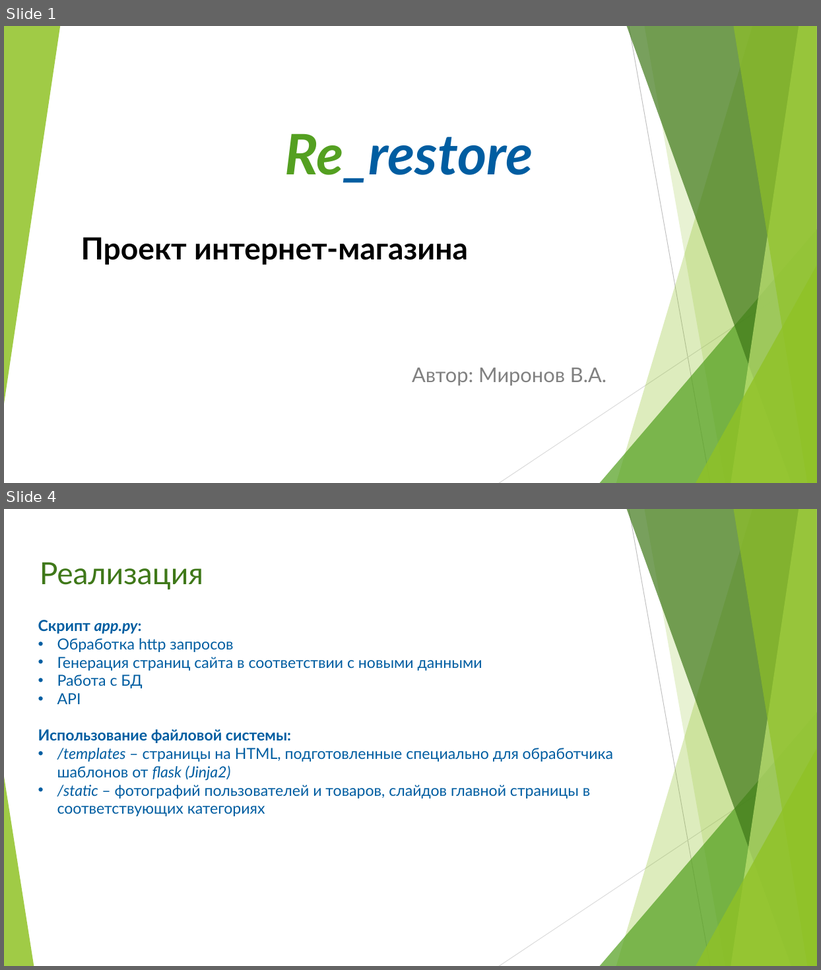
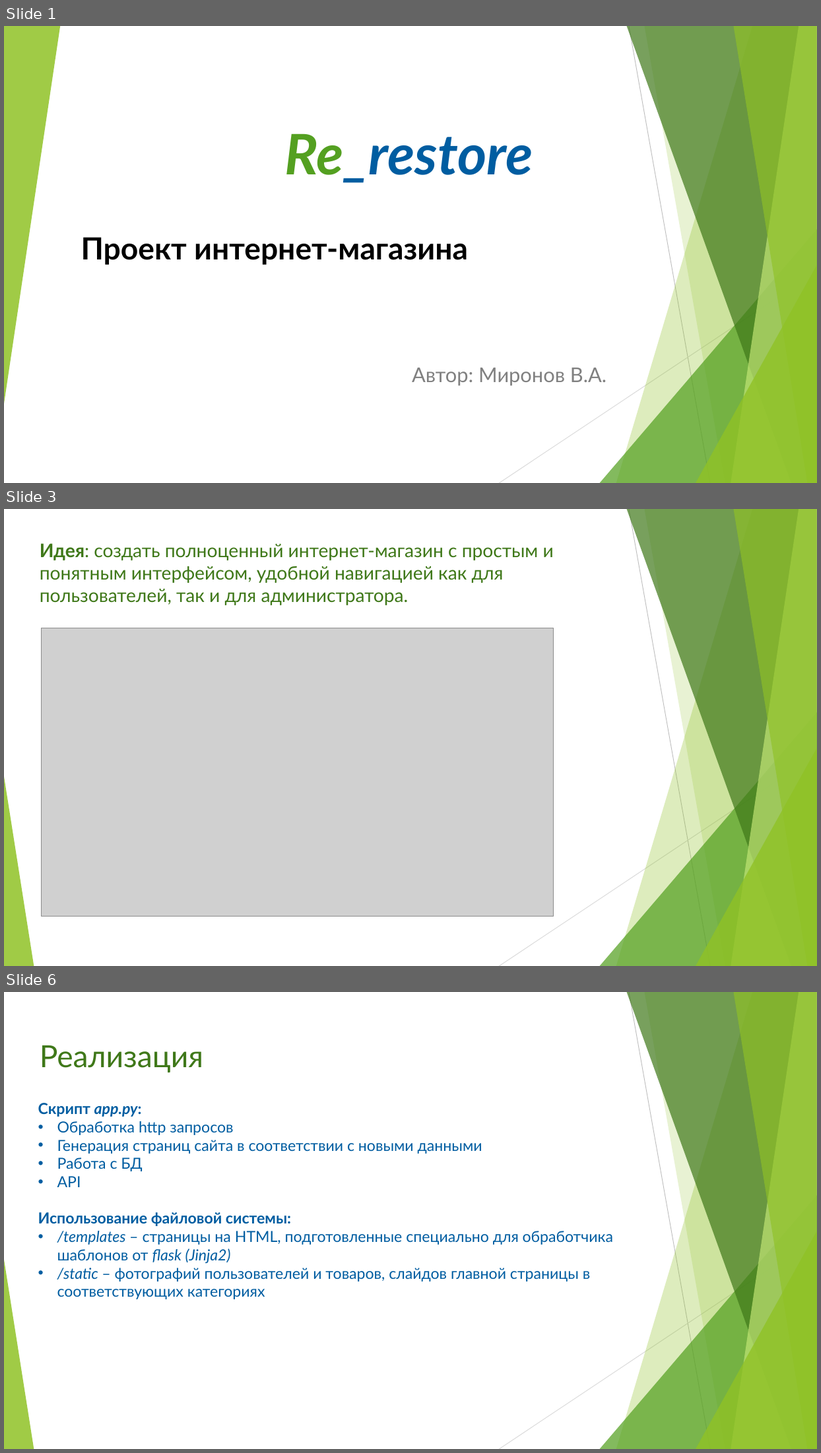
Before and after one commit to vlad120/Re_restore, a slide deck: Documents/WebServer project presentation.pptx. Shown one above the other, each under a label of ours: slides 1 and 4 before the commit, slides 1, 3 and 6 after it; the slides between them are not shown. The pictures are 821x970 and 821x1453 pixels, drawn with LibreOffice and Linux fonts; fonts in the diff are those of the drawing; grey boxes stand for pictures. Boxes give left, top, right and bottom in pixels: in the first picture for what was removed or moved away, otherwise in the second. Text is boxed around its words. In the diff, an @@ line names an element or a change of style, - is before the commit and + after.

```diff
--- a/Documents/WebServer project presentation.pptx
+++ b/Documents/WebServer project presentation.pptx
@@ slide 3 added at [4, 509, 817, 966], background #FFFFFF; not listed: 10 template elements that a slide beside it also shows @@
@@ text added at [40, 543, 554, 605], 22 pt, text #3F7819 @@
+Идея: создать полноценный интернет-магазин с простым и понятным интерфейсом, удобной навигацией как для пользователей, так и для администратора.
@@ picture added at [41, 628, 554, 916] @@
@@ what was slide 4 is now slide 6 @@
```
Also in this commit, not shown: 1 slide changed, 3 other slides added, 1 slide removed, 3 other files.
